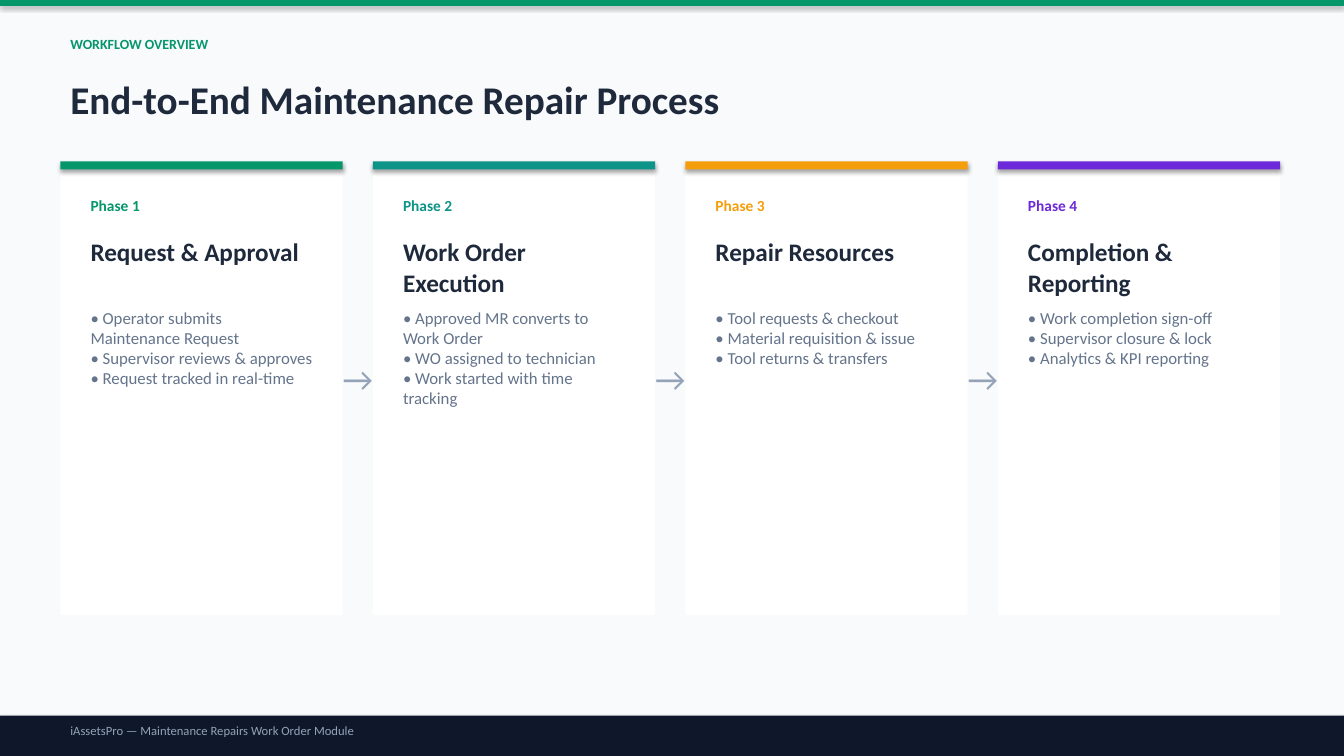
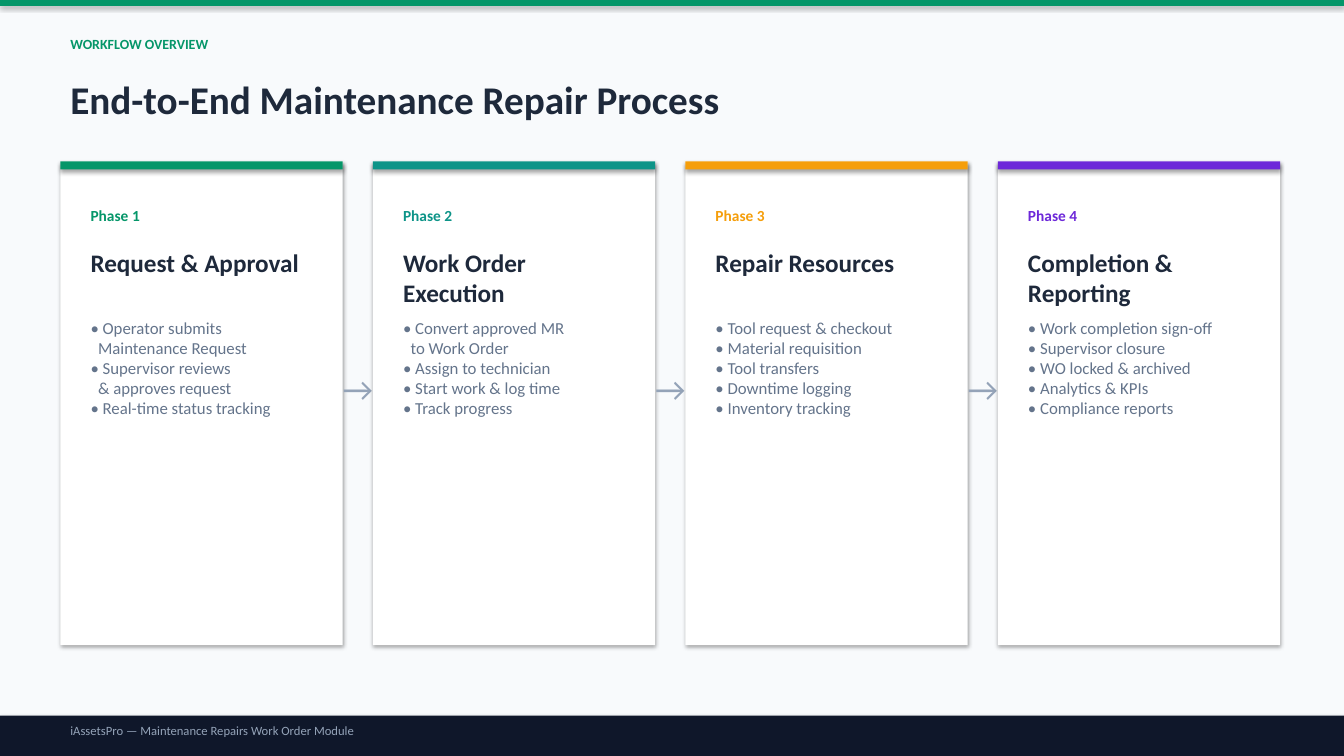
Before and after one commit to christianagbotah/eam-system, a slide deck: slide 2 of public/WO-Workflow-Presentation.pptx. Drawn at 1344x756 pixels with LibreOffice and Linux fonts; fonts in the diff are those of the drawing. Boxes give left, top, right and bottom in pixels: in the first picture for what was removed or moved away, otherwise in the second. Text is boxed around its words. In the diff, an @@ line names an element or a change of style, - is before the commit and + after.

```diff
--- a/public/WO-Workflow-Presentation.pptx
+++ b/public/WO-Workflow-Presentation.pptx
@@ rectangle: place and size @@
-rectangle at (60,161,343,615)
+rectangle at (60,161,343,645)
@@ rectangle: place and size @@
-rectangle at (373,161,655,615)
+rectangle at (373,161,655,645)
@@ rectangle: place and size @@
-rectangle at (686,161,968,615)
+rectangle at (686,161,968,645)
@@ shadow on in 4 elements at (60,161,343,645), (373,161,655,645), (686,161,968,645), (998,161,1280,645) @@
@@ rectangle: place and size @@
-rectangle at (998,161,1280,615)
+rectangle at (998,161,1280,645)
@@ text at (98,322,270,417): text changed @@
-• Operator submits Maintenance Request
-• Supervisor reviews & approves
-• Request tracked in real-time
+• Operator submits
+Maintenance Request
+• Supervisor reviews
+& approves request
+• Real-time status tracking
@@ text at (411,322,564,417): text changed @@
-• Approved MR converts to Work Order
-• WO assigned to technician
-• Work started with time tracking
+• Convert approved MR
+to Work Order
+• Assign to technician
+• Start work & log time
+• Track progress
@@ text at (728,322,893,417): text changed @@
-• Tool requests & checkout
-• Material requisition & issue
-• Tool returns & transfers
+• Tool request & checkout
+• Material requisition
+• Tool transfers
+• Downtime logging
+• Inventory tracking
@@ text at (1040,322,1212,417): text changed @@
-• Work completion sign-off
-• Supervisor closure & lock
-• Analytics & KPI reporting
+• Work completion sign-off
+• Supervisor closure
+• WO locked & archived
+• Analytics & KPIs
+• Compliance reports
@@ 11 texts: place and size @@
-11 texts at (91,200,1149,393)
+11 texts at (91,210,1149,403)
```
Also in this commit, not shown: 15 other slides changed, 5 slides added, 2 slides removed, 1 other file.
